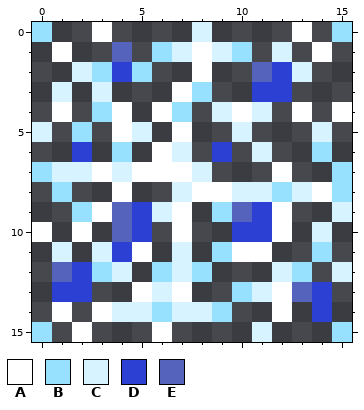
A pixel-art file gets an edit: 3d_models/block/dew_covered_cobweb.ase. Above, as it was before the edit.
16x16 pixels, 1 frame. Colours within 5 levels of each other are drawn and written as one.
Visible layers, top first: "Layer 1", "Layer".
Palette (. is transparent): A #ffffff  B #97e1ff  C #d7f3ff  D #2c41d3  E #5563bd
Pixels before, first column x 0:
 0 B..A....C....A.B
 1 .A..E.BCACB.C.A.
 2 ..CBDB..A..EDC..
 3 .C.C...AB..DD...
 4 .A.BA.AB.CAC.A.A
 5 C.B.AC.A..C...C.
 6 ..D.B.AC.D.C..B.
 7 BCCACAAAC...A..B
 8 .B..A..CAACCBCAB
 9 ..BAEDCA.BEDA..C
10 A.A.ED.A..DDA.C.
11 .C.CDA.C.BAA..B.
12 .EDBC.BCB...CB.C
13 .DD..ACA..BCAED.
14 .A.ACCBCCB..A.D.
15 B.A...A....C...B
After:
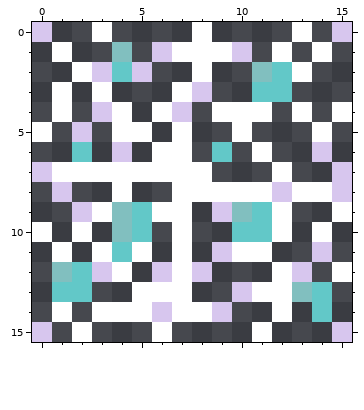
What changed:
colour B: #97e1ff -> #d7c6ee
colour D: #2c41d3 -> #62c8c8
colour E: #5563bd -> #81bfbf
Changed rows in their new state; - is a pixel that keeps its letter.
Layer "Layer":
first column x 0:
 0 --------A-------
 1 -------A-A--A---
 2 --A----------A--
 3 -A-A------------
 4 ---------A-A----
 5 A----A----A---A-
 6 -------A---A----
 7 -AA-A---A-------
 8 -------A--AA-A--
 9 ------A--------A
10 --------------A-
11 -A-A---A--------
12 ----A--A----A--A
13 ------A----A----
14 ----AA-AA-------
15 -----------A----
Where, in picture pixels (left, top, right, bottom), the same in both pictures:
changed: (32, 22, 352, 342)
